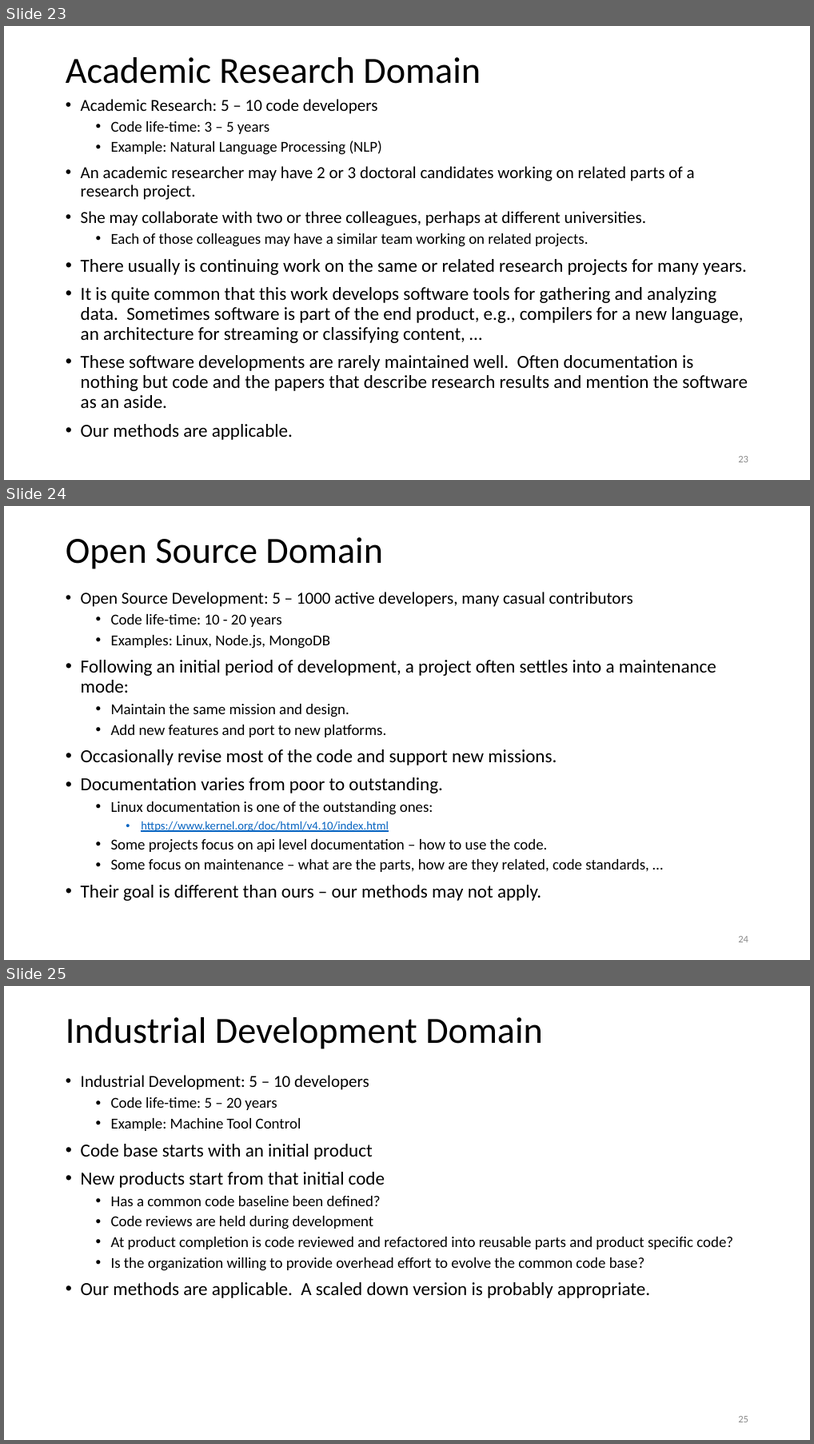
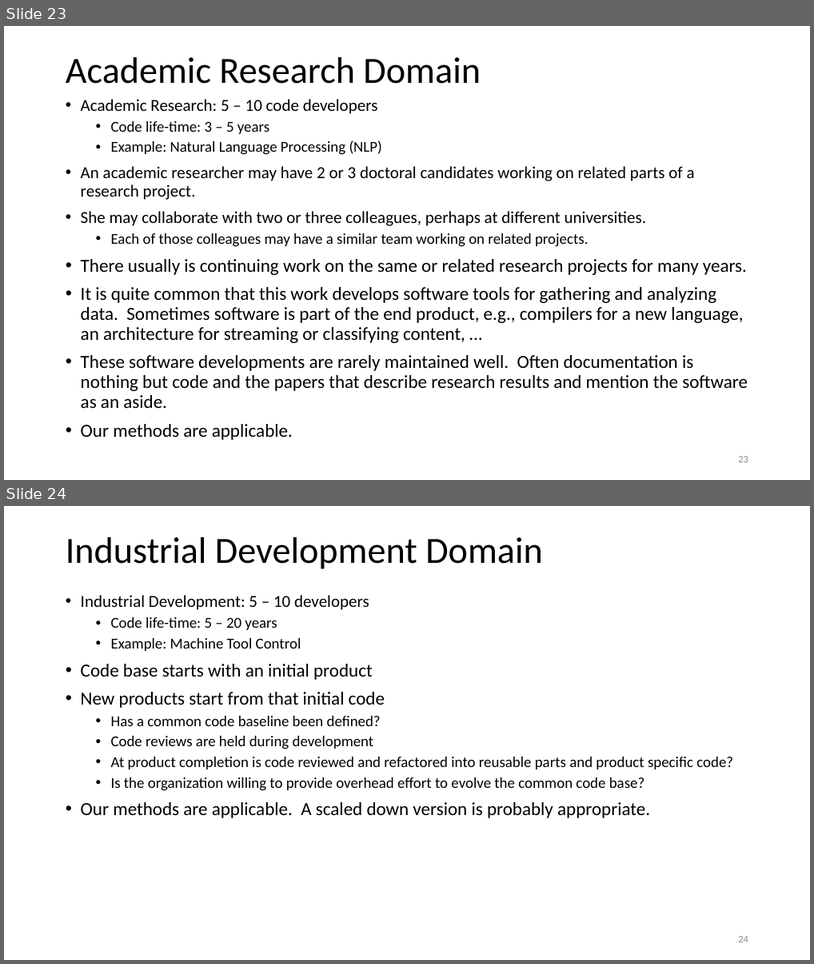
Before and after one commit to JimFawcett/JimFawcett.github.io, a slide deck: Resources/PublishingSourceCode.pptx. Shown one above the other, each under a label of ours: slides 23, 24 and 25 before the commit, slides 23 and 24 after it. The pictures are 814x1444 and 814x964 pixels, drawn with LibreOffice and Linux fonts; fonts in the diff are those of the drawing. Boxes give left, top, right and bottom in pixels: in the first picture for what was removed or moved away, otherwise in the second. Text is boxed around its words. In the diff, an @@ line names an element or a change of style, - is before the commit and + after.

Commit message:
removed duplicate slide

```diff
--- a/Resources/PublishingSourceCode.pptx
+++ b/Resources/PublishingSourceCode.pptx
@@ slide 24 removed at [4, 506, 810, 960], background #FFFFFF @@
@@ title removed at [66, 537, 383, 569] @@
-Open Source Domain
@@ text removed at [81, 592, 717, 900] @@
-• Open Source Development: 5 – 1000 active developers, many casual contributors
-  • Code life-time: 10 - 20 years
-  • Examples: Linux, Node.js, MongoDB
-• Following an initial period of development, a project often settles into a maintenance mode:
-  • Maintain the same mission and design.
-  • Add new features and port to new platforms.
-• Occasionally revise most of the code and support new missions.
-• Documentation varies from poor to outstanding.
-  • Linux documentation is one of the outstanding ones:
-    • https://www.kernel.org/doc/html/v4.10/index.html
-  • Some projects focus on api level documentation – how to use the code.
-  • Some focus on maintenance – what are the parts, how are they related, code standards, …
-• Their goal is different than ours – our methods may not apply.
@@ page number removed at [738, 936, 749, 942] @@
-24
@@ what was slide 25 is now slide 24 @@
@@ page number at [738, 936, 749, 942]: text changed @@
-25
+24
```
Also in this commit, not shown: 1 other file.
